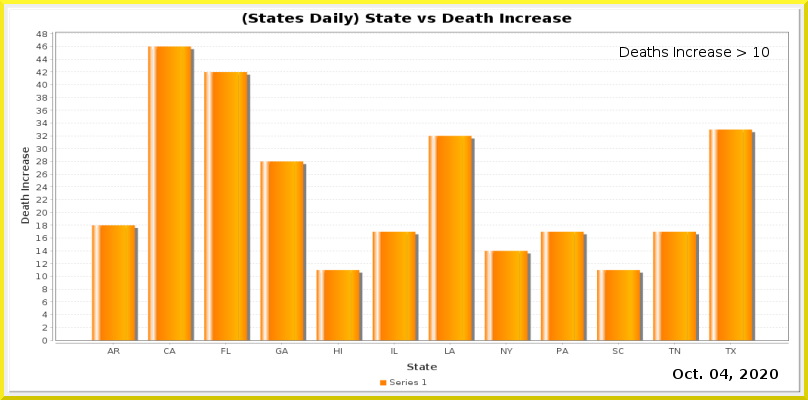
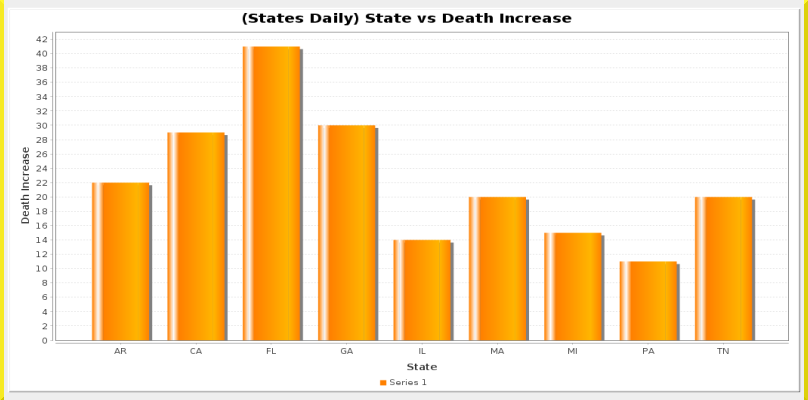
Layer changes from the first 808×400 image to the second:
added layer "Pasted Layer" above "Border Layer" over [left=4, top=0, right=804, bottom=400]
painted on "Current Date" over [left=720, top=369, right=728, bottom=379]
